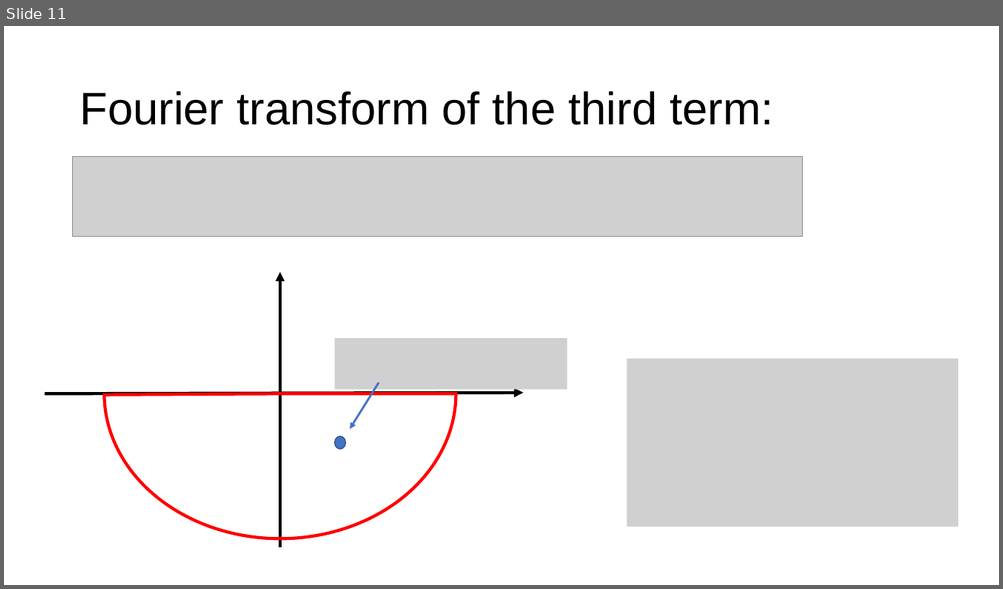
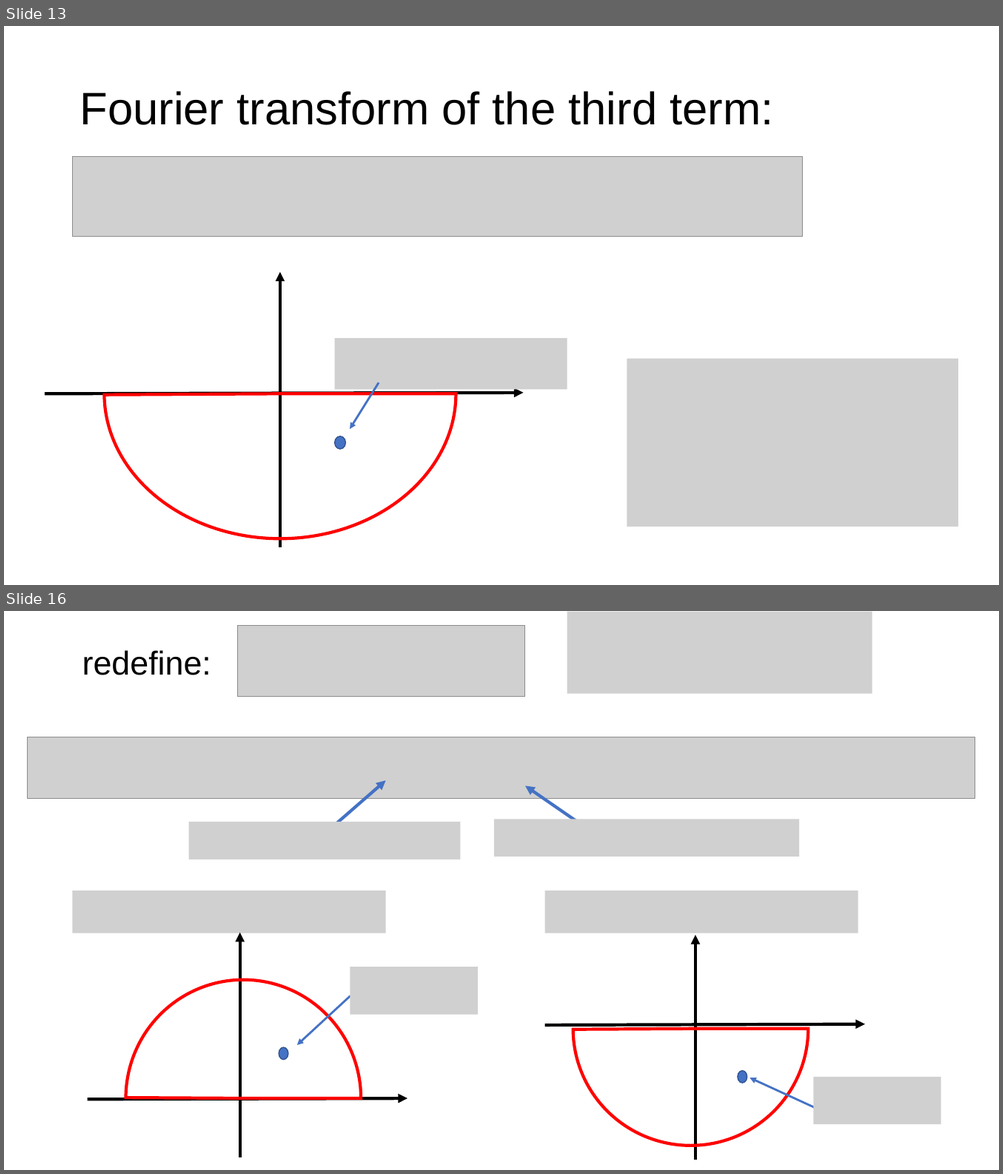
Before and after one commit to youjieyu888/entangle-cascade, a slide deck: New Microsoft PowerPoint Presentation.pptx. Shown one above the other, each under a label of ours: slide 11 before the commit, slides 13 and 16 after it; the slides between them are not shown. The pictures are 1003x589 and 1003x1174 pixels, drawn with LibreOffice and Linux fonts; fonts in the diff are those of the drawing; grey boxes stand for pictures. Boxes give left, top, right and bottom in pixels: in the first picture for what was removed or moved away, otherwise in the second. Text is boxed around its words. In the diff, an @@ line names an element or a change of style, - is before the commit and + after.

```diff
--- a/New Microsoft PowerPoint Presentation.pptx
+++ b/New Microsoft PowerPoint Presentation.pptx
@@ slide 16 added at (4,611,999,1170), background #FFFFFF @@
@@ picture added at (238,625,525,697) @@
@@ picture added at (567,612,873,694) @@
@@ text added at (82,650,211,675), 32 pt, text #000000 @@
+redefine:
@@ picture added at (28,737,976,799) @@
@@ arrow added from (337, 823) to (386, 780), #4472C4 3 pt @@
@@ arrow added from (579, 823) to (526, 786), #4472C4 3 pt @@
@@ picture added at (189,822,461,860) @@
@@ picture added at (494,819,800,857) @@
@@ picture added at (73,891,386,934) @@
@@ picture added at (545,891,858,934) @@
@@ pie slice (boxed as its full ellipse) added at (573,912,808,1147), outline #FF0000 3 pt @@
@@ arrow added from (240, 1158) to (240, 933), #000000 3 pt @@
@@ arrow added from (696, 1160) to (696, 936), #000000 3 pt @@
@@ pie slice (boxed as its full ellipse) added at (125,980,361,1170), outline #FF0000 3 pt @@
@@ picture added at (350,967,478,1014) @@
@@ arrow added from (350, 996) to (297, 1045), #4472C4 2 pt @@
@@ arrow added from (545, 1025) to (865, 1025), #000000 3 pt @@
@@ ellipse added at (279,1048,288,1059), fill #4472C4, outline #325491 1 pt @@
@@ ellipse added at (737,1071,747,1083), fill #4472C4, outline #325491 1 pt @@
@@ arrow added from (88, 1099) to (407, 1099), #000000 3 pt @@
@@ arrow added from (818, 1110) to (749, 1078), #4472C4 2 pt @@
@@ picture added at (814,1077,941,1125) @@
@@ what was slide 11 is now slide 13 @@
```
Also in this commit, not shown: 3 slides changed, 7 other slides added, 2 slides removed, 8 other files.
